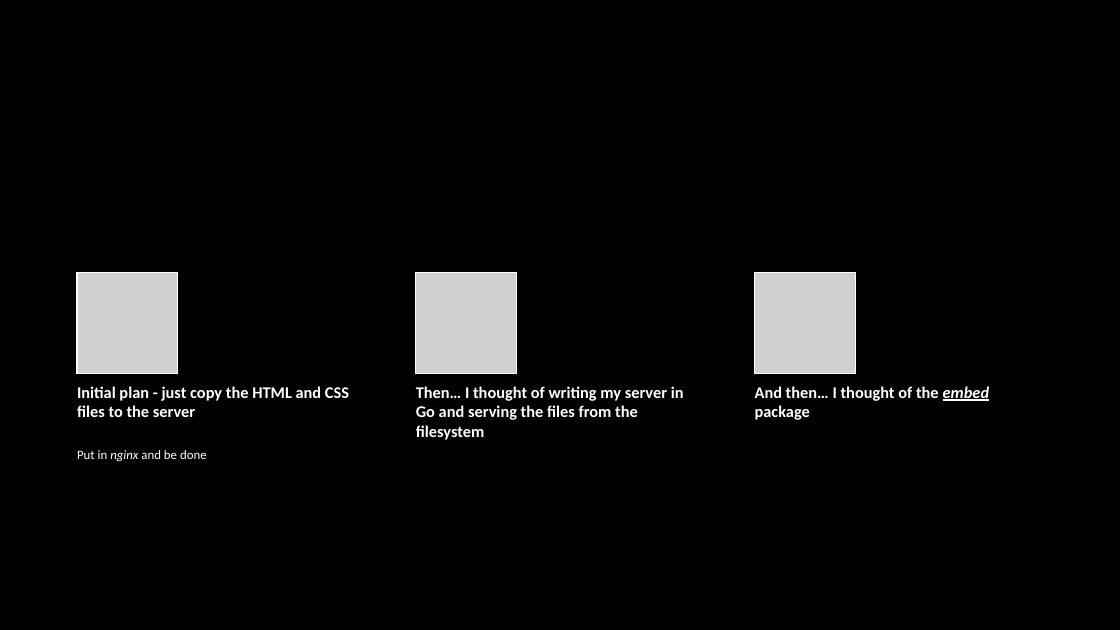
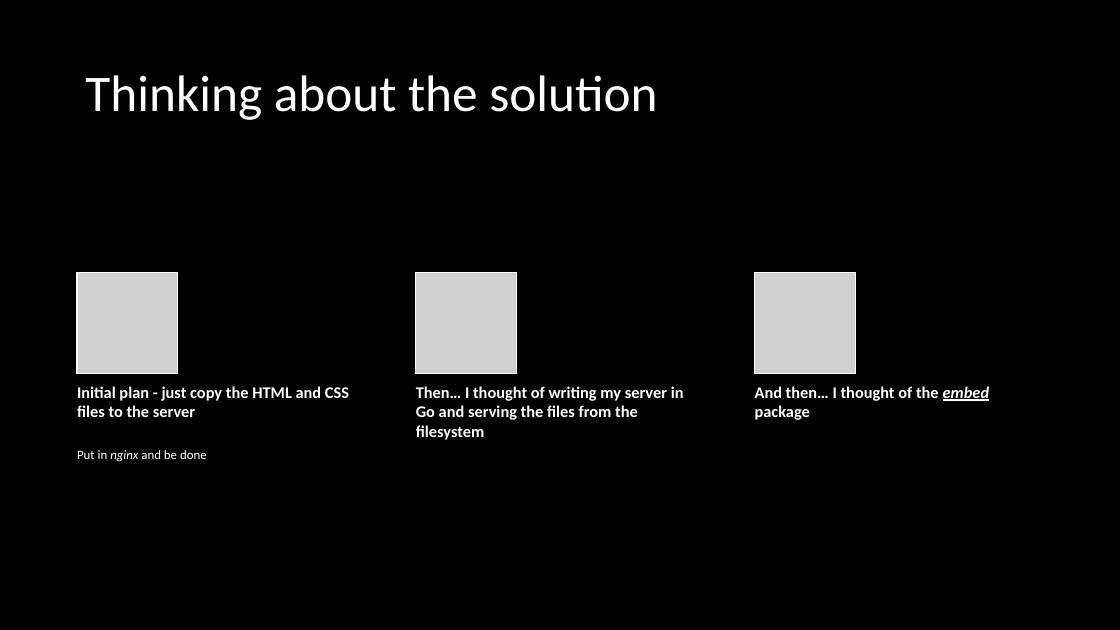
Before and after one commit to amitsaha/website2bin, a slide deck: slide 3 of presentation/gophercon-2021-lightning.pptx. Drawn at 1120x630 pixels with LibreOffice and Linux fonts; fonts in the diff are those of the drawing; grey boxes stand for pictures. Boxes give left, top, right and bottom in pixels: in the first picture for what was removed or moved away, otherwise in the second. Text is boxed around its words. In the diff, an @@ line names an element or a change of style, - is before the commit and + after.

```diff
--- a/presentation/gophercon-2021-lightning.pptx
+++ b/presentation/gophercon-2021-lightning.pptx
@@ title added at (x1=85, y1=75, x2=657, y2=120), 44 pt, text #FFFFFF @@
+Thinking about the solution
```
Also in this commit, not shown: 6 other slides changed, 2 slides added, 1 slide removed, 3 other files.
